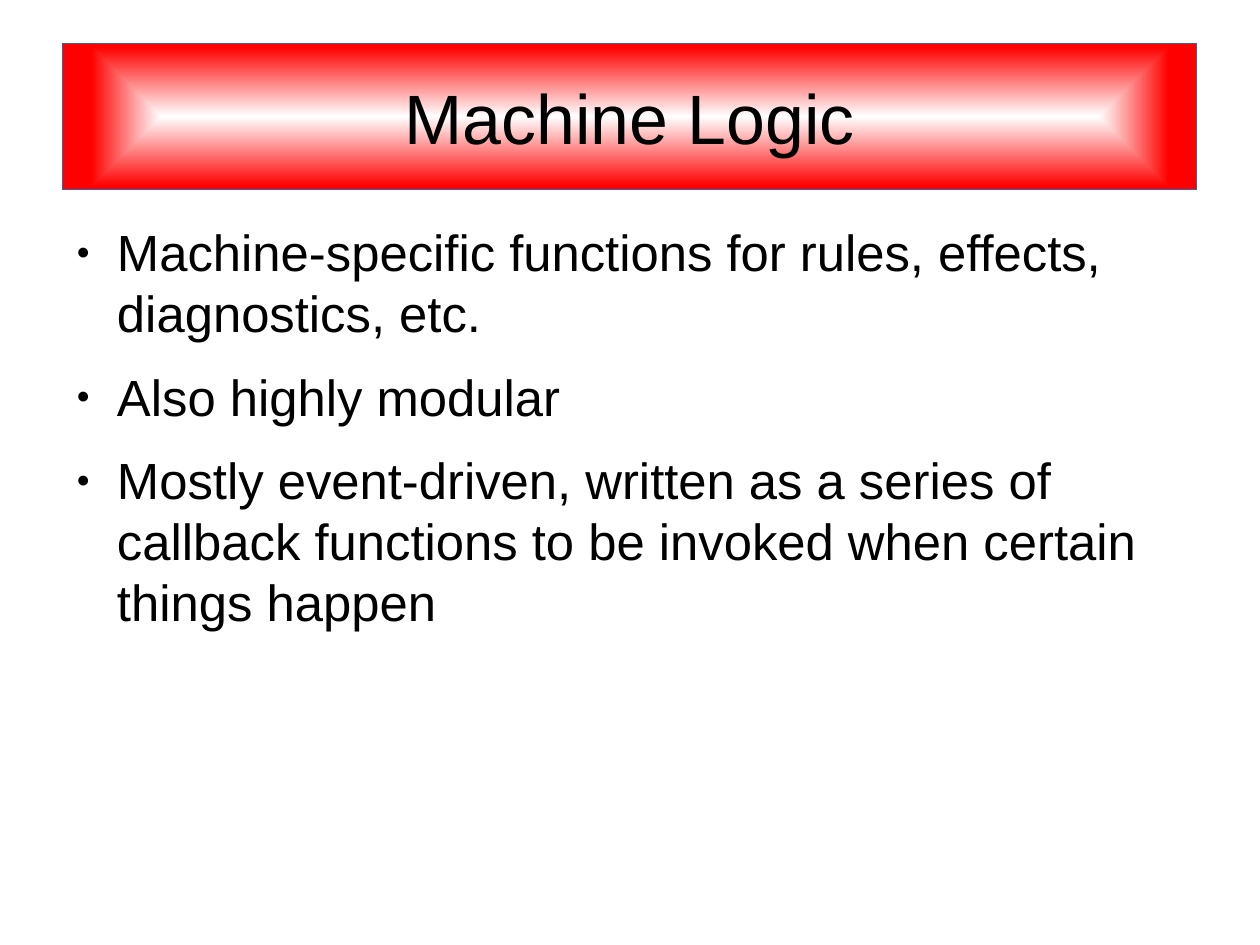
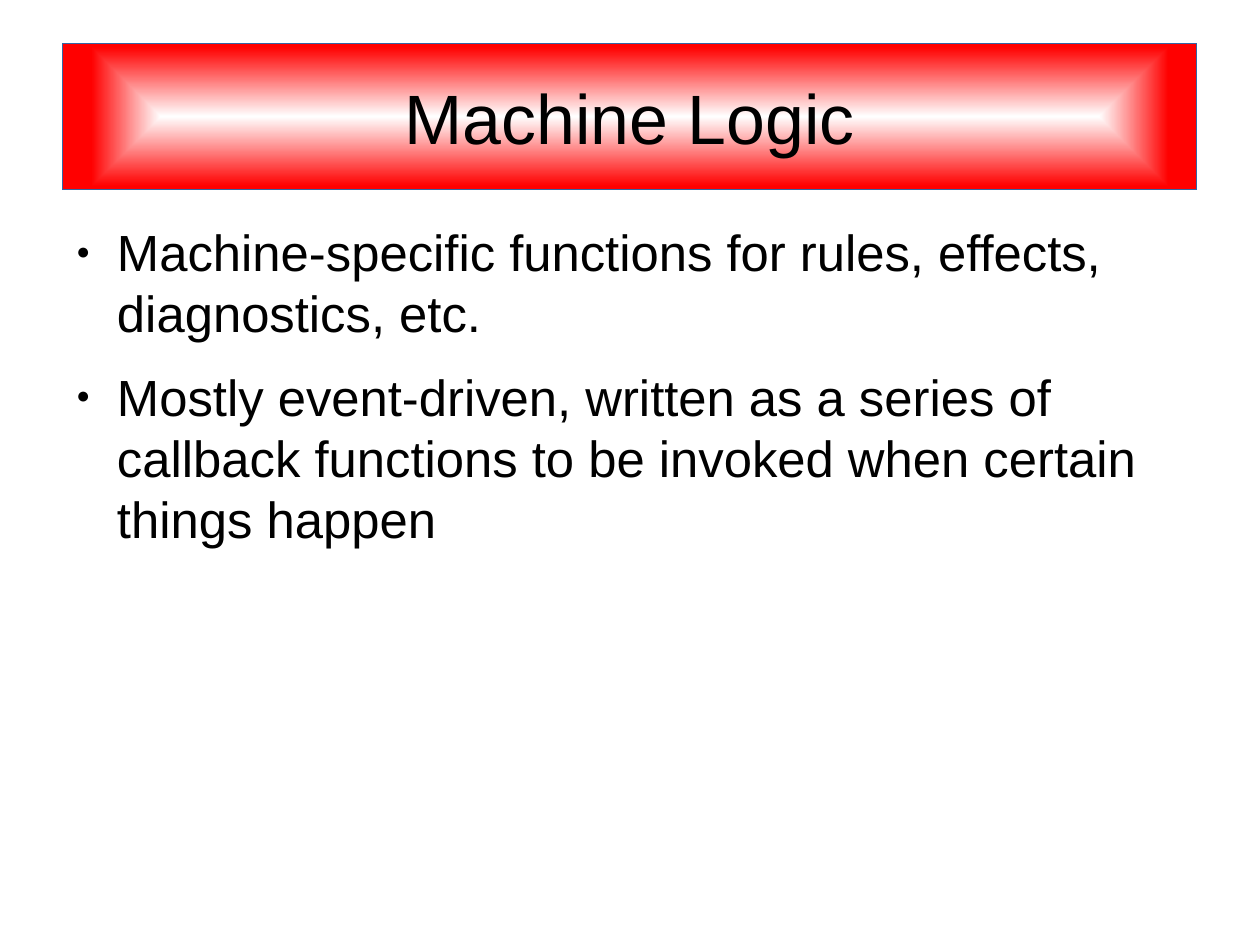
Before and after one commit to SonnyJim/freewpc, a slide deck: slide 10 of doc/freewpc.odp (slide 9 before the commit). Drawn at 1260x945 pixels with LibreOffice and Linux fonts; fonts in the diff are those of the drawing. Boxes give left, top, right and bottom in pixels: in the first picture for what was removed or moved away, otherwise in the second. Text is boxed around its words. In the diff, an @@ line names an element or a change of style, - is before the commit and + after.

```diff
--- a/doc/freewpc.odp
+++ b/doc/freewpc.odp
@@ text at (117,379,560,426): paragraph removed @@
-● Also highly modular
```
Also in this commit, not shown: 5 other slides changed, 14 slides added.
